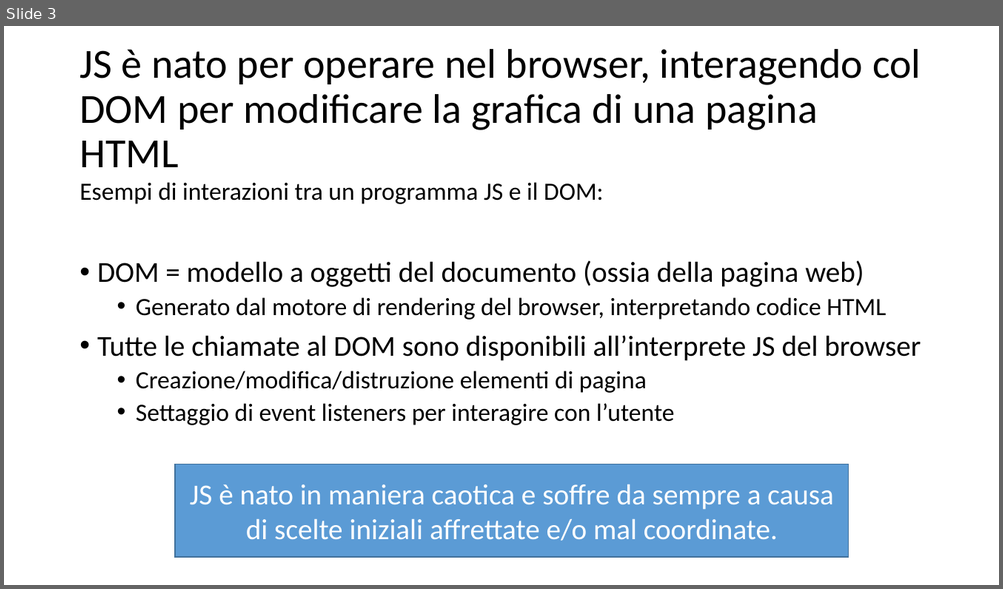
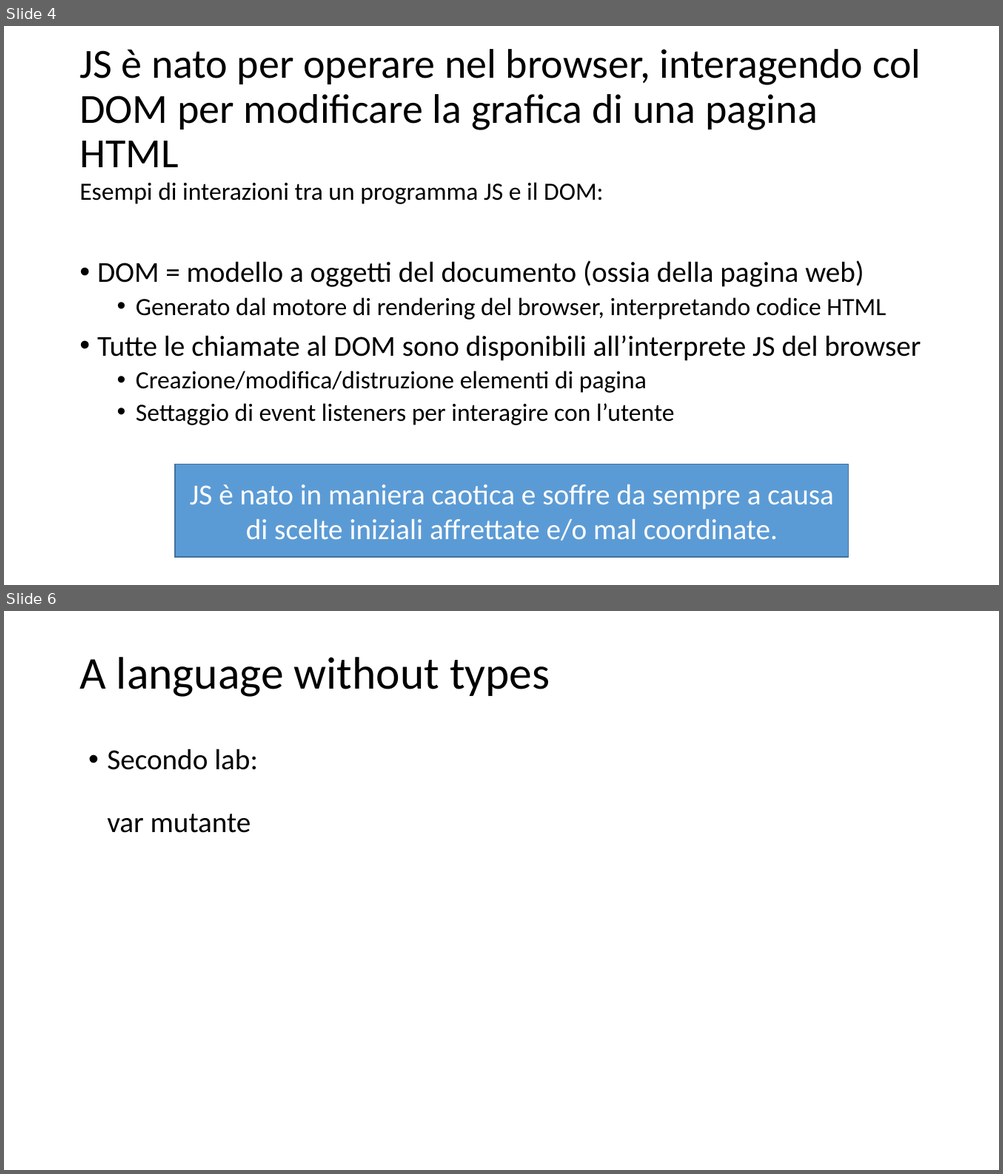
Before and after one commit to Muzietto/funzionale-alla-statale, a slide deck: funzionale-alla-statale.ppt. Shown one above the other, each under a label of ours: slide 3 before the commit, slides 4 and 6 after it; the slides between them are not shown. The pictures are 1003x589 and 1003x1174 pixels, drawn with LibreOffice and Linux fonts; fonts in the diff are those of the drawing; background and template pictures are left out. Boxes give left, top, right and bottom in pixels: in the first picture for what was removed or moved away, otherwise in the second. Text is boxed around its words. In the diff, an @@ line names an element or a change of style, - is before the commit and + after.

```diff
--- a/funzionale-alla-statale.ppt
+++ b/funzionale-alla-statale.ppt
@@ slide 6 added at box(4, 611, 999, 1170), background picture (left out) @@
@@ title added at box(79, 657, 549, 697), 44 pt, text #000000 @@
+A language without types
@@ text added at box(107, 749, 258, 833), 28 pt, text #000000 @@
+• Secondo lab:
+  var mutante
@@ what was slide 3 is now slide 4 @@
```
Also in this commit, not shown: 8 slides changed, 4 other slides added, 14 other files.
